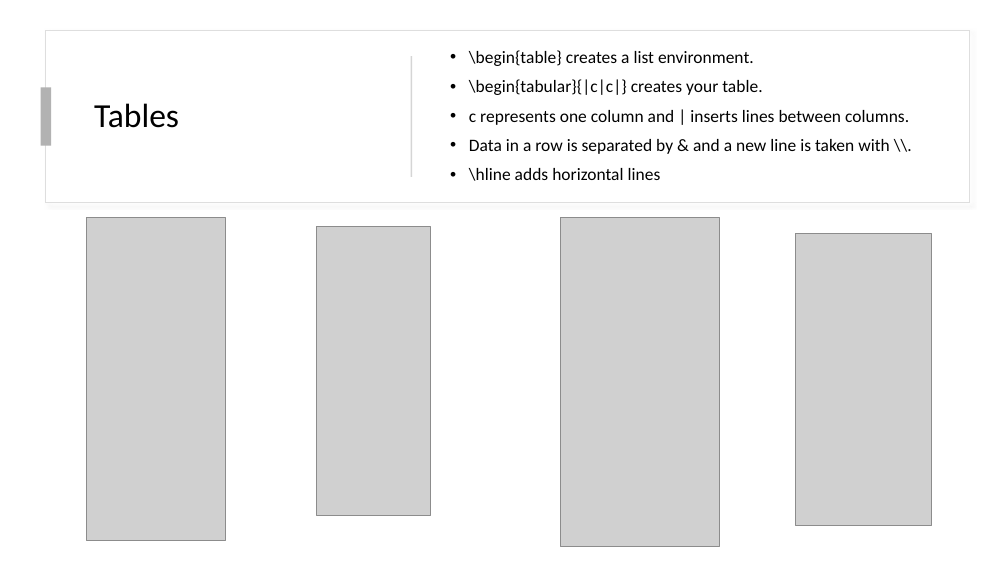
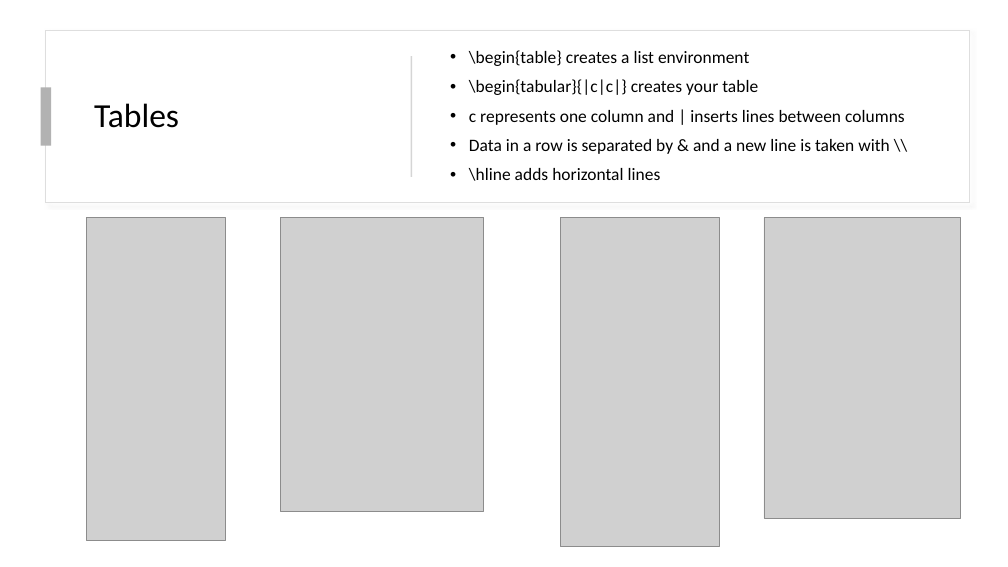
Before and after one commit to ocunningham08/LaTeX-Workshop, a slide deck: slide 19 of Workshop.pptx (slide 20 before the commit). Drawn at 1008x567 pixels with LibreOffice and Linux fonts; fonts in the diff are those of the drawing; grey boxes stand for pictures. Boxes give left, top, right and bottom in pixels: in the first picture for what was removed or moved away, otherwise in the second. Text is boxed around its words. In the diff, an @@ line names an element or a change of style, - is before the commit and + after.

```diff
--- a/Workshop.pptx
+++ b/Workshop.pptx
@@ text at (x1=469, y1=50, x2=905, y2=154): text changed @@
-• \begin{table} creates a list environment.
-• \begin{tabular}{|c|c|} creates your table.
-• c represents one column and | inserts lines between columns.
-• Data in a row is separated by & and a new line is taken with \\.
+• \begin{table} creates a list environment
+• \begin{tabular}{|c|c|} creates your table
+• c represents one column and | inserts lines between columns
+• Data in a row is separated by & and a new line is taken with \\
@@ picture resized from (x1=316, y1=227, x2=430, y2=515) to (x1=281, y1=217, x2=484, y2=511) @@
@@ picture resized from (x1=796, y1=233, x2=932, y2=526) to (x1=765, y1=218, x2=961, y2=518) @@
```
Also in this commit, not shown: 21 other slides changed, 6 slides removed, 1 other file.
